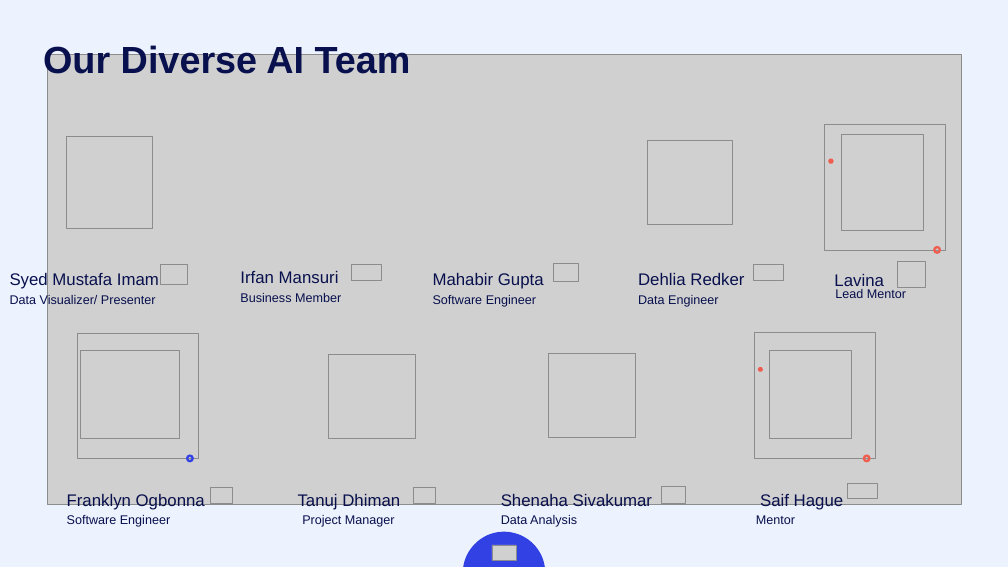
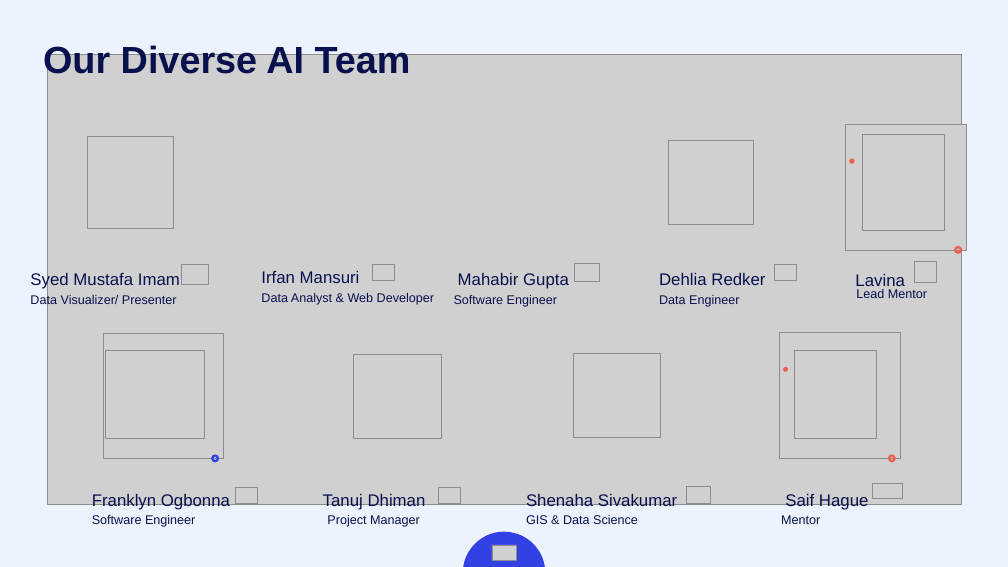
Before and after one commit to Techiefrankie/Predictive_Algorthim_Challnage, a slide deck: slide 14 of Predection CTRL.pptx. Drawn at 1008x567 pixels with LibreOffice and Linux fonts; fonts in the diff are those of the drawing; grey boxes stand for pictures; background and template pictures are left out. Boxes give left, top, right and bottom in pixels: in the first picture for what was removed or moved away, otherwise in the second. Text is boxed around its words. In the diff, an @@ line names an element or a change of style, - is before the commit and + after.

```diff
--- a/Predection CTRL.pptx
+++ b/Predection CTRL.pptx
@@ 8 texts, 6 pictures, 2 freeform shapes: place and size @@
-8 texts, 6 pictures, 2 freeform shapes at bbox=[10, 124, 946, 308]
+8 texts, 6 pictures, 2 freeform shapes at bbox=[30, 124, 967, 308]
@@ picture: place and size @@
-picture at bbox=[352, 264, 382, 280]
+picture at bbox=[372, 264, 395, 280]
@@ picture: place and size @@
-picture at bbox=[753, 264, 783, 280]
+picture at bbox=[774, 264, 796, 280]
@@ picture: place and size @@
-picture at bbox=[898, 262, 925, 288]
+picture at bbox=[914, 262, 936, 282]
@@ text removed at bbox=[240, 293, 341, 302] @@
-Business Member
@@ text added at bbox=[261, 293, 434, 305], 18 pt, text #08104D @@
+Data Analyst & Web Developer
@@ 10 pictures, 8 texts, 3 freeform shapes: place and size @@
-10 pictures, 8 texts, 3 freeform shapes at bbox=[67, 273, 877, 527]
+10 pictures, 8 texts, 3 freeform shapes at bbox=[92, 273, 902, 527]
@@ text at bbox=[526, 515, 638, 524]: text changed @@
-Data Analysis
+GIS & Data Science
```
Also in this commit, not shown: 2 other slides changed, 3 slides added, 3 slides removed, 1 other file.
